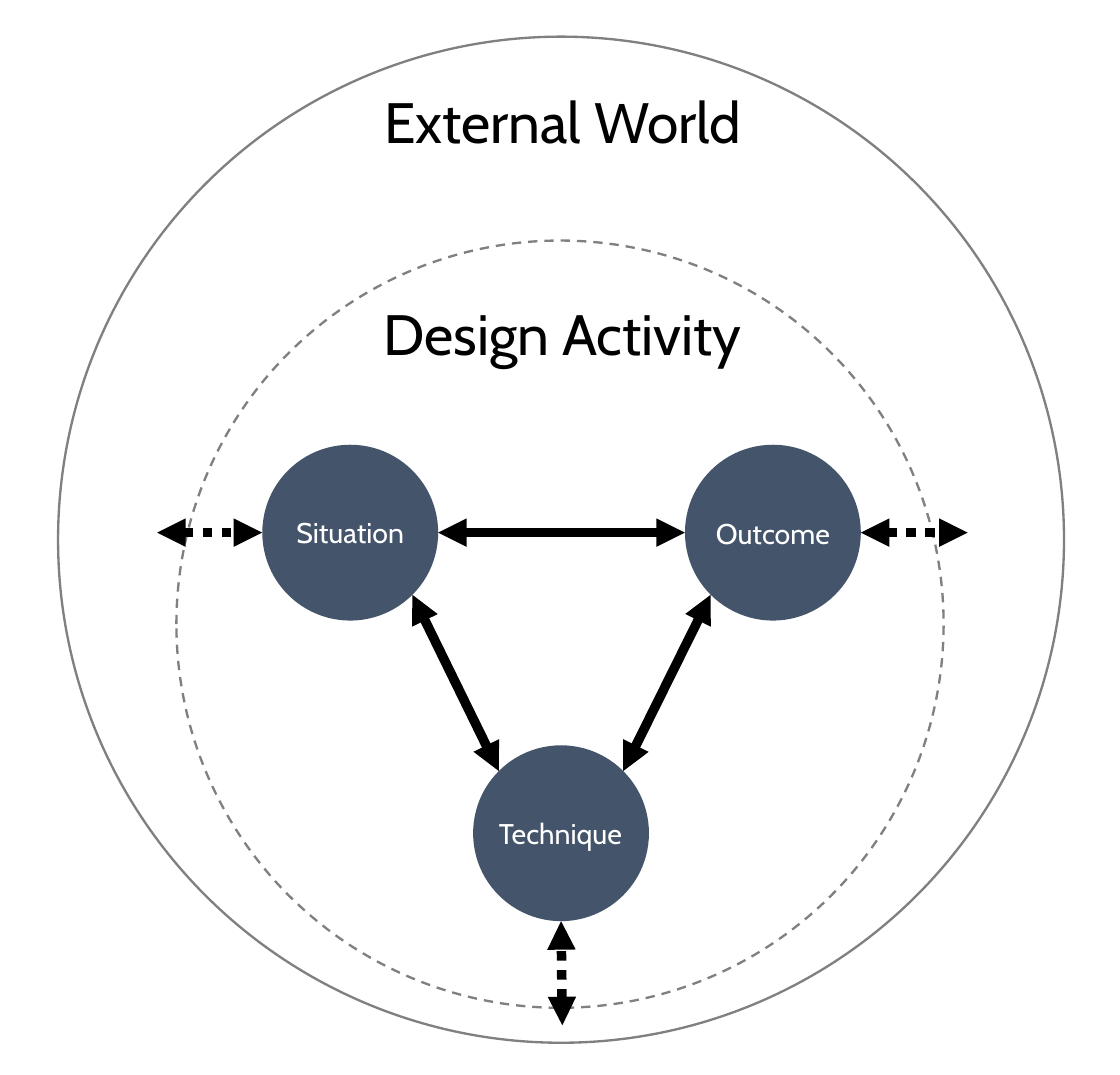
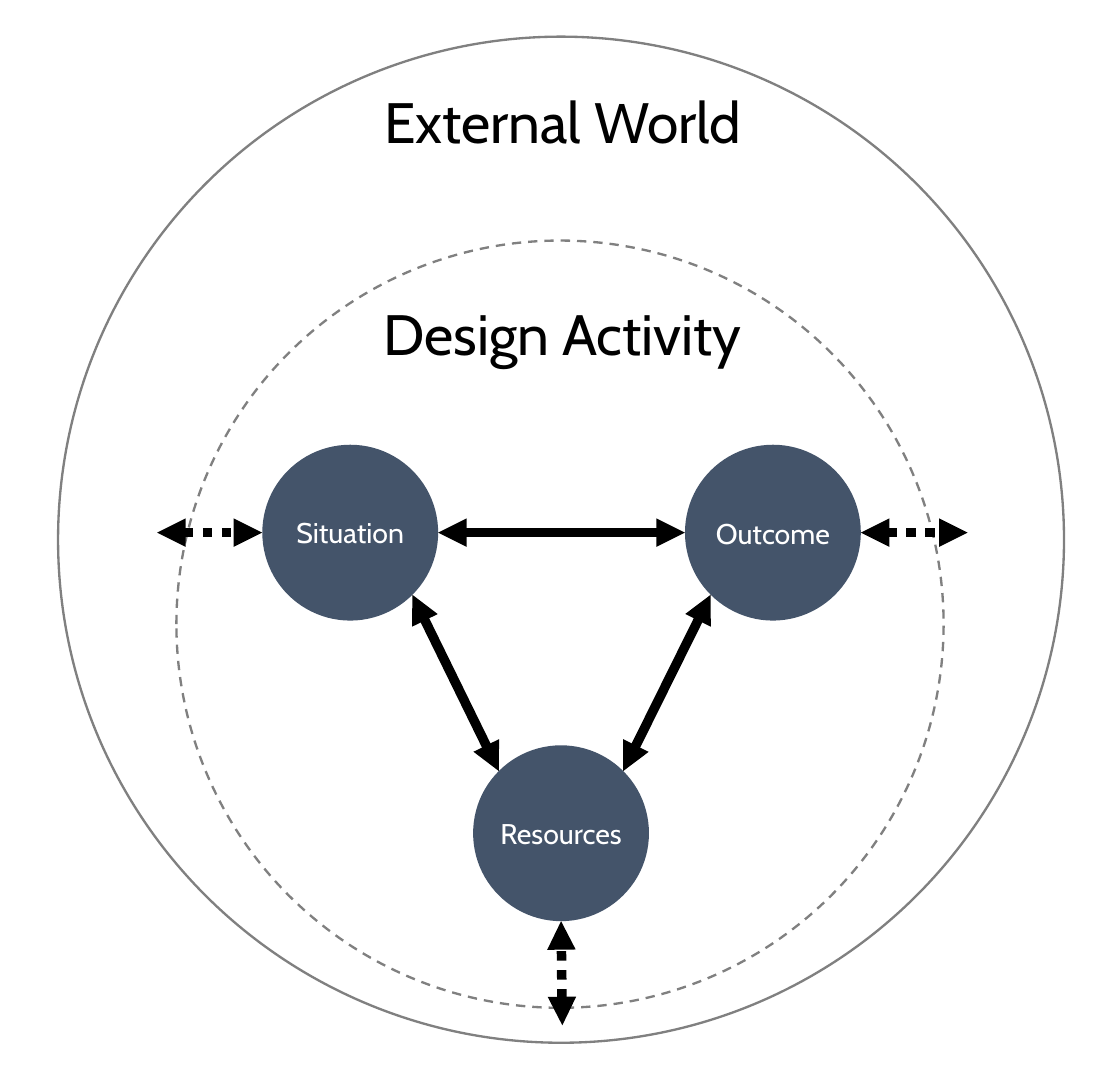
Before and after one commit to zeljkoobrenovic/sewisdom, a slide deck: slide 1 of manuscript/resources/images/originals/Design Complexity Model.pptx. Drawn at 1120x1075 pixels with LibreOffice and Linux fonts; fonts in the diff are those of the drawing. Boxes give left, top, right and bottom in pixels: in the first picture for what was removed or moved away, otherwise in the second. Text is boxed around its words. In the diff, an @@ line names an element or a change of style, - is before the commit and + after.

```diff
--- a/manuscript/resources/images/originals/Design Complexity Model.pptx
+++ b/manuscript/resources/images/originals/Design Complexity Model.pptx
@@ text in ellipse at (500,824,621,845): text changed @@
-Technique
+Resources
```
Also in this commit, not shown: 3 other slides changed, 8 other files.
